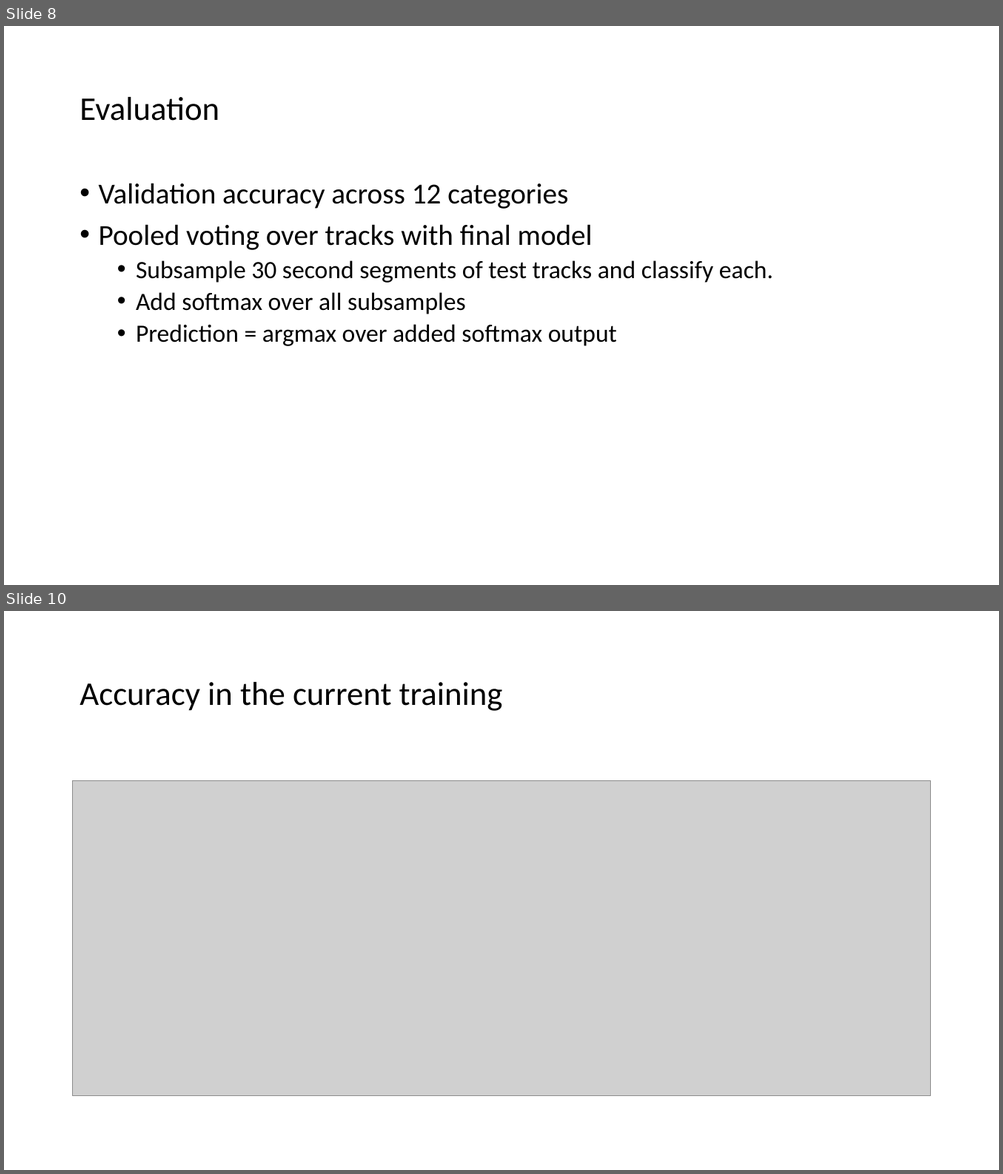
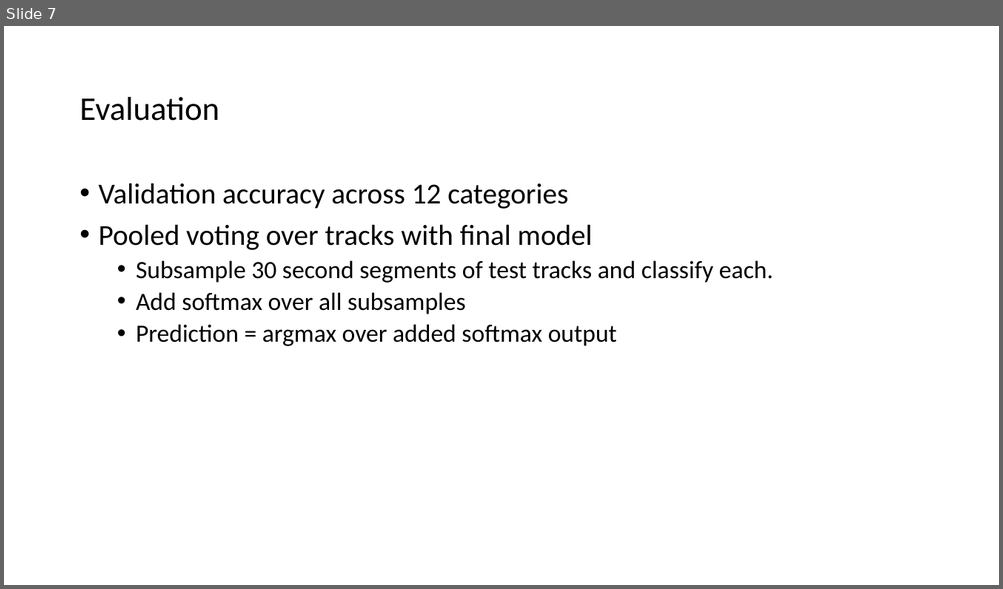
Before and after one commit to jgomezm/Music-Classification, a slide deck: Presentation-1-.pptx. Shown one above the other, each under a label of ours: slides 8 and 10 before the commit, slide 7 after it; the slides between them are not shown. The pictures are 1003x1174 and 1003x589 pixels, drawn with LibreOffice and Linux fonts; fonts in the diff are those of the drawing; grey boxes stand for pictures. Boxes give left, top, right and bottom in pixels: in the first picture for what was removed or moved away, otherwise in the second. Text is boxed around its words. In the diff, an @@ line names an element or a change of style, - is before the commit and + after.

```diff
--- a/Presentation-1-.pptx
+++ b/Presentation-1-.pptx
@@ slide 10 removed at (4, 611, 999, 1170), background #FFFFFF @@
@@ title removed at (79, 682, 503, 711) @@
-Accuracy in the current training
@@ picture removed at (73, 781, 930, 1096) @@
@@ what was slide 8 is now slide 7 @@
```
Also in this commit, not shown: 2 slides changed, 1 other slide removed, 51 other files.
